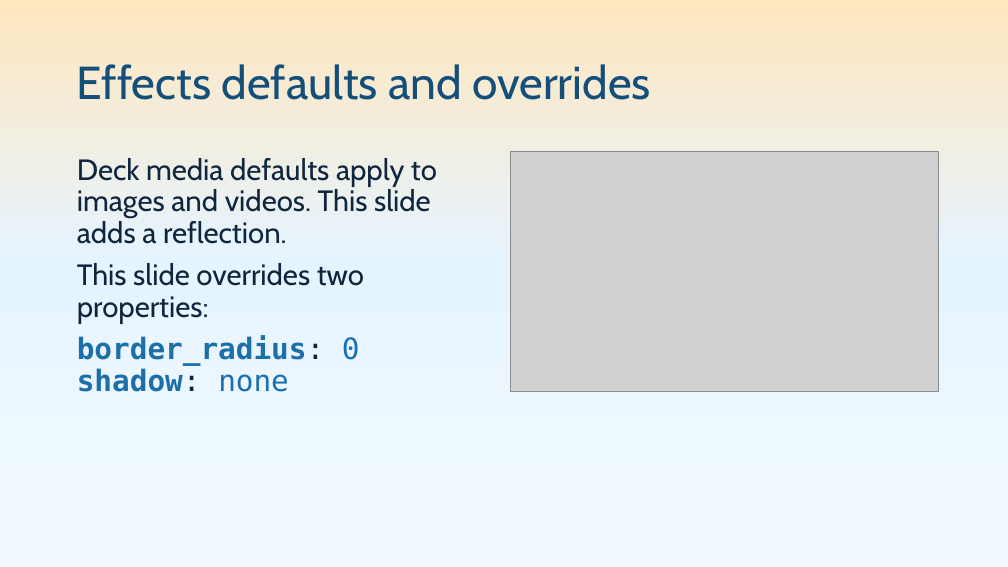
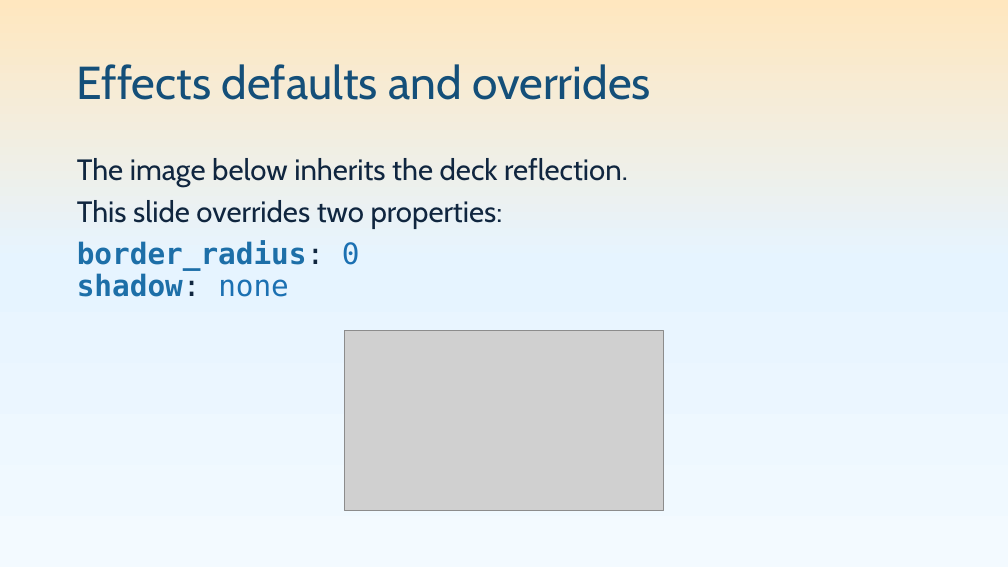
Before and after one commit to pseudosavant/markdown-pptx, a slide deck: slide 22 of sample/advanced-showcase.pptx. Drawn at 1008x567 pixels with LibreOffice and Linux fonts; fonts in the diff are those of the drawing; grey boxes stand for pictures. Boxes give left, top, right and bottom in pixels: in the first picture for what was removed or moved away, otherwise in the second. Text is boxed around its words. In the diff, an @@ line names an element or a change of style, - is before the commit and + after.

Commit message:
Release markdown-pptx 3.1.0 with text above images

```diff
--- a/sample/advanced-showcase.pptx
+++ b/sample/advanced-showcase.pptx
@@ text at <box>77,158,628,187</box>: text changed @@
-Deck media defaults apply to images and videos. This slide adds a reflection.
+The image below inherits the deck reflection.
@@ picture: place and size @@
-picture at <box>510,151,939,392</box>
+picture at <box>344,331,664,511</box>
```
Also in this commit, not shown: 20 other files.
